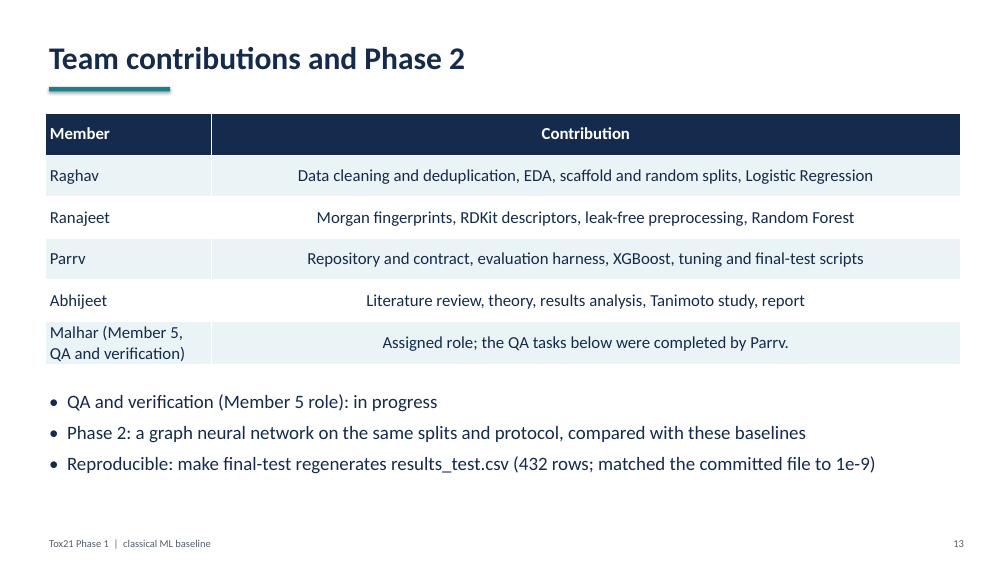
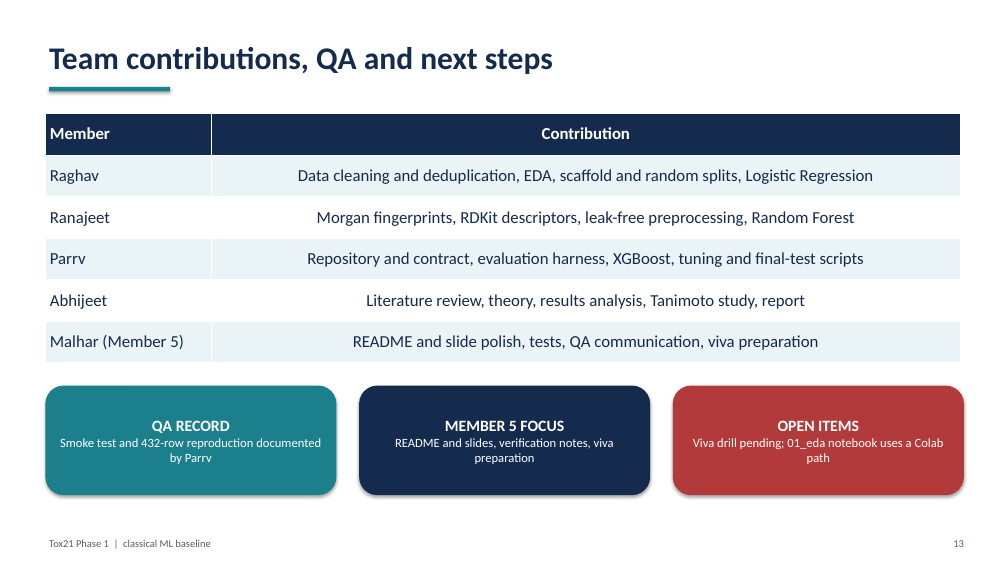
Before and after one commit to GabbyMymus/Molecular-Toxicity-Prediction, a slide deck: slide 13 of tox21-phase1/slides/tox21_phase1.pptx. Drawn at 1008x567 pixels with LibreOffice and Linux fonts; fonts in the diff are those of the drawing. Boxes give left, top, right and bottom in pixels: in the first picture for what was removed or moved away, otherwise in the second. Text is boxed around its words. In the diff, an @@ line names an element or a change of style, - is before the commit and + after.

Commit message:
Polish Member 5 README and presentation

```diff
--- a/tox21-phase1/slides/tox21_phase1.pptx
+++ b/tox21-phase1/slides/tox21_phase1.pptx
@@ text at box(49, 47, 553, 74): text changed @@
-Team contributions and Phase 2
+Team contributions, QA and next steps
@@ table at box(45, 113, 960, 363) @@
-row 6, column 1: Malhar (Member 5, QA and verification)
+row 6, column 1: Malhar (Member 5)
-row 6, column 2: Assigned role; the QA tasks below were completed by Parrv.
+row 6, column 2: README and slide polish, tests, QA communication, viva preparation
@@ rounded rectangle added at box(45, 386, 337, 495), fill #1B7F8C, 12 pt, text #FFFFFF @@
+QA RECORD
+Smoke test and 432-row reproduction documented by Parrv
@@ rounded rectangle added at box(359, 386, 650, 495), fill #142B4D, 12 pt, text #FFFFFF @@
+MEMBER 5 FOCUS
+README and slides, verification notes, viva preparation
@@ rounded rectangle added at box(673, 386, 964, 495), fill #B23A3A, 12 pt, text #FFFFFF @@
+OPEN ITEMS
+Viva drill pending; 01_eda notebook uses a Colab path
@@ text removed at box(67, 394, 876, 474) @@
-• QA and verification (Member 5 role): in progress
-• Phase 2: a graph neural network on the same splits and protocol, compared with these baselines
-• Reproducible: make final-test regenerates results_test.csv (432 rows; matched the committed file to 1e-9)
```
Also in this commit, not shown: 1 other slide changed, 2 other files.
